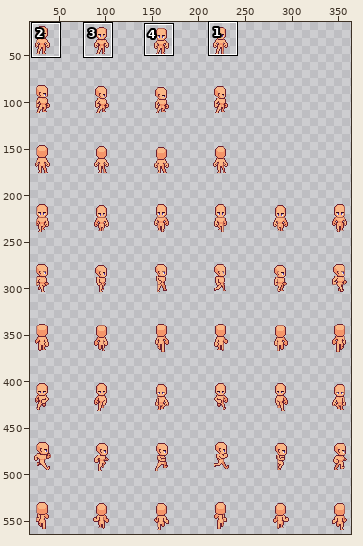
A sprite sheet gets an edit: Assets/Textures/Characters/player_spritesheet.png. The picture above shows the old version from afar; the outline marks the close-up.
Close-up. First the earlier version:
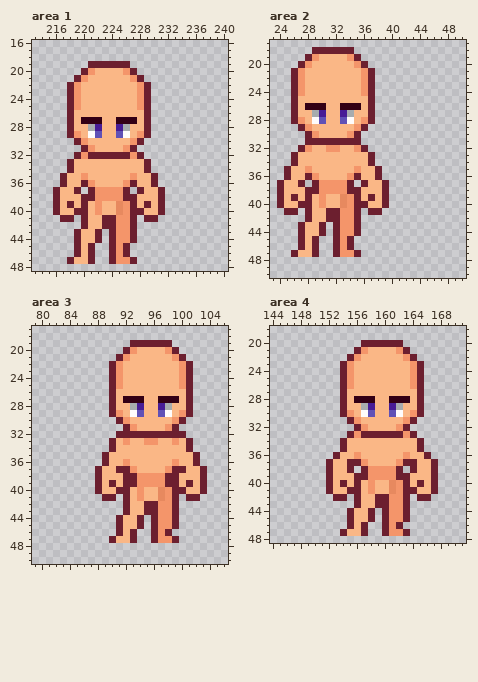
The file is 400x576 pixels. Shown: area 1: x 213..240, y 16..48; area 2: x 23..50, y 17..50; area 3: x 79..106, y 17..50; area 4: x 144..171, y 18..48. The wide view leaves out empty margins. The commit also changed other parts of the picture, which this record leaves out.
After:
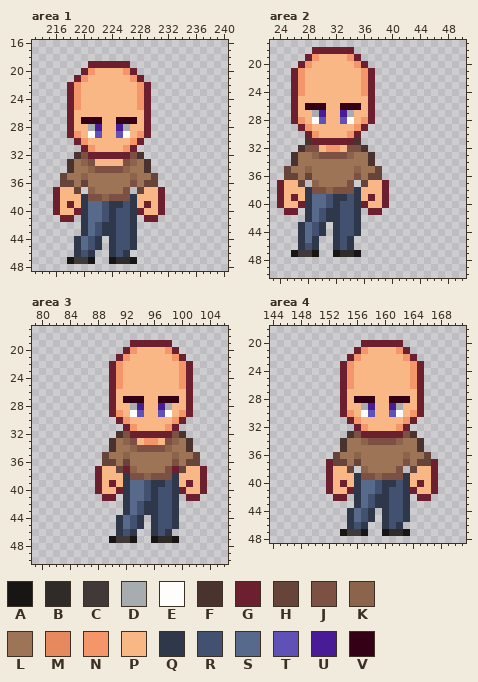
Palette (. is transparent): A #171615  B #2e2b28  C #413937  D #a7acae  E #fffcfc  F #4a332e  G #6c1f2f  H #664439  J #7c5143  K #8c634b  L #9d7455  M #e7895f  N #f4956a  P #fab786  Q #2e384a  R #41516f  S #576a8b  T #6051b6  U #471c96  V #330015
What changed:
Changed rows in their new state; - is an unchanged pixel.
Area 1:
first column x 217:
32 --FJ------JF--
33 -FLKJ----JKLF-
34 -FLLKJJJJKLLF-
35 HLLKLLLLLLKLLH
36 HHLHLLLLLLJLHH
37 --H-KLLLLJ-H--
38 ---QJJKJJJQ---
39 ---QSSRQQRQ---
40 ---QSSRQRRQ---
41 ---QSSRQRRQ---
42 ---QSRQQRRQ---
43 --.QSRQQRRQ---
44 --QSRQ-QRRQ---
45 --QSRQ-QRRQ---
46 --QRQ--QRQ----
47 -ACCA--ABBA---
Area 2:
first column x 25:
31 ---F------F---
32 --FJJ----JJF--
33 -FLLKJJJJKLLF-
34 -FLLLLLLLLLLF-
35 HLLKLLLLLLKLLH
36 HHLHLLLLLLJLHH
37 --H-KLLLLJ-H--
38 ---QJJKJJJQ---
39 ---QSSRQQRQ---
40 ---QSSRQRRQ---
41 ---QSRQQRRQ---
42 ---QSRQQRRQ---
43 --QSRQ-QRRQ---
44 --QSRQ-QRRQ---
45 --QSQ--QRQ----
46 --QRQ--QRQ----
47 -ACCA--ABBA---
Area 3:
first column x 89:
32 --FJ------JF--
33 -FLKJ----JKLF-
34 -FLLKJJJJKLLF-
35 HLLKLLLLLLKLLH
36 HHLHLLLLLLJLHH
37 --H-KLLLLJ-H--
38 ---QJJKJJJQ---
39 ---QSSRQQRQ---
40 ---QSSRQRRQ---
41 ---QSSRQRRQ---
42 ---QSRQQRRQ---
43 ---QSRQQRRQ---
44 --QSRQ-QRRQ---
45 --QSRQ-QRRQ---
46 --QRQ--QRQ----
47 -ACCA--ABBA---
Area 4:
first column x 153:
33 --FJ------JF--
34 -FLLKJJJJKLLF-
35 -FLLLLLLLLLLF-
36 HLLKLLLLLLKLLH
37 HHLHLLLLLLJLHH
38 --H-KLLLLJ-H--
39 ---QJJKJJJQ---
40 ---QSSRQQRQ---
41 ---QSSRQRRQ---
42 ---QSRQQRRQ---
43 ---QSRQQRRQ---
44 --QSRQ-QRRQ---
45 --QSRQ-QRRQ---
46 --QRQ--QRQ----
47 -ACCA--ABBA---
